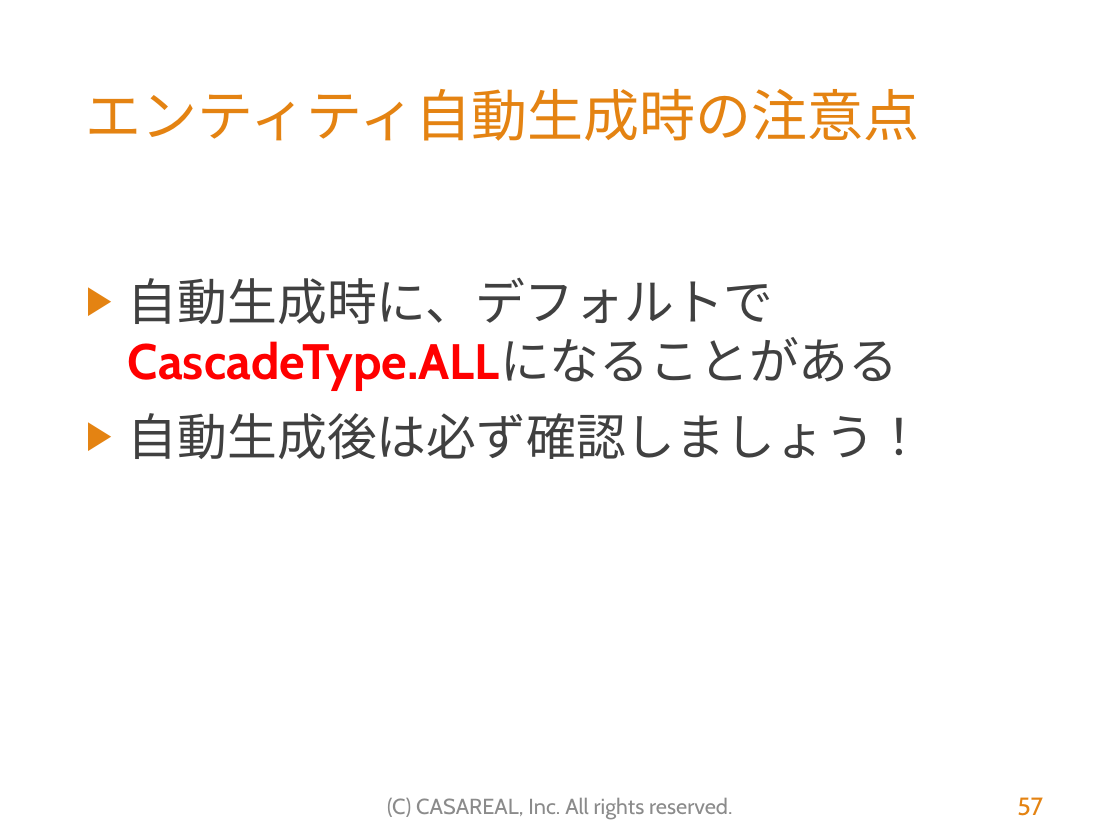
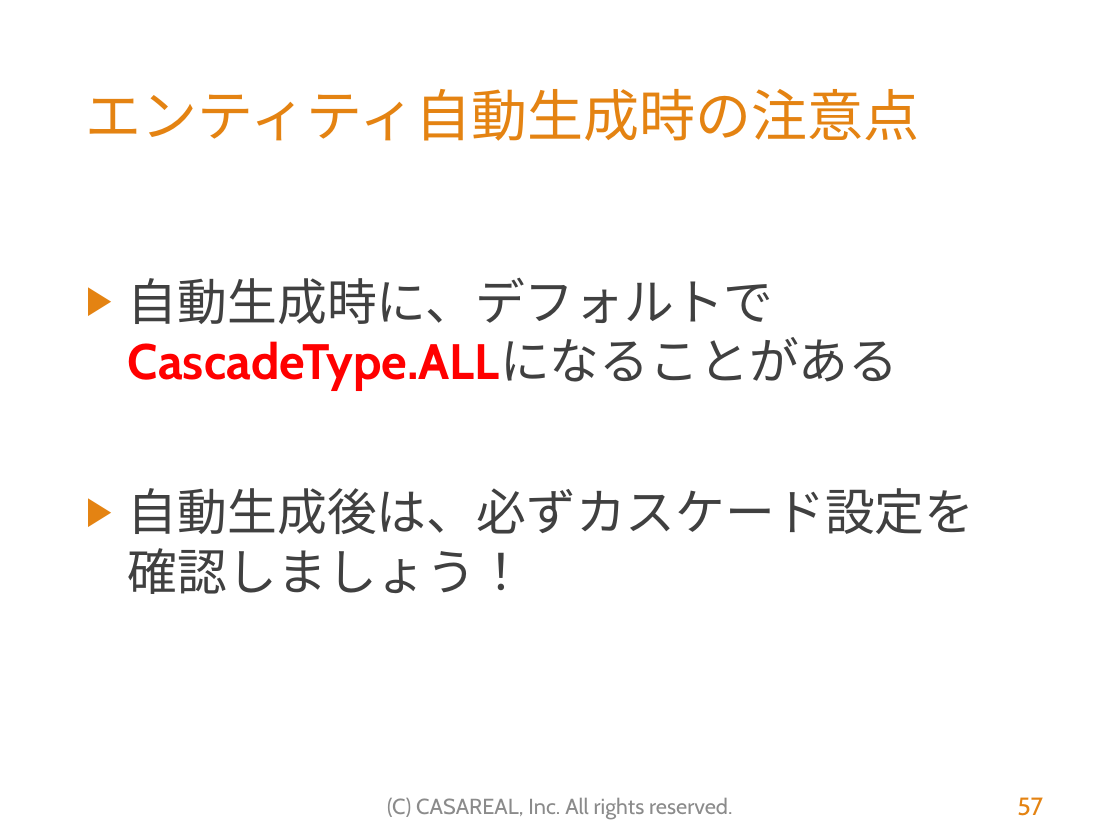
Before and after one commit to MasatoshiTada/hamaru-jpa-light, a slide deck: slide 57 of src/main/resources/はまる！JPA（初学者向けライト版）.pptx. Drawn at 1120x840 pixels with LibreOffice and Linux fonts; fonts in the diff are those of the drawing; background and template pictures are left out. Boxes give left, top, right and bottom in pixels: in the first picture for what was removed or moved away, otherwise in the second. Text is boxed around its words. In the diff, an @@ line names an element or a change of style, - is before the commit and + after.

```diff
--- a/src/main/resources/はまる！JPA（初学者向けライト版）.pptx
+++ b/src/main/resources/はまる！JPA（初学者向けライト版）.pptx
@@ text at (128,488,975,594): text changed @@
-▶ 自動生成後は必ず確認しましょう！
+▶ 自動生成後は、必ずカスケード設定を
+  確認しましょう！
```
Also in this commit, not shown: 2 other slides changed.
